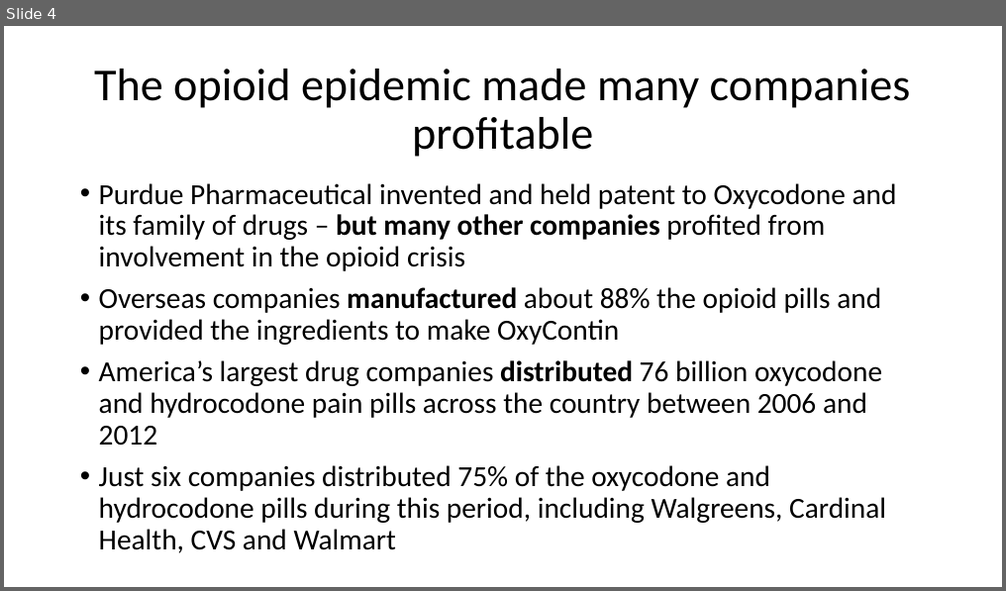
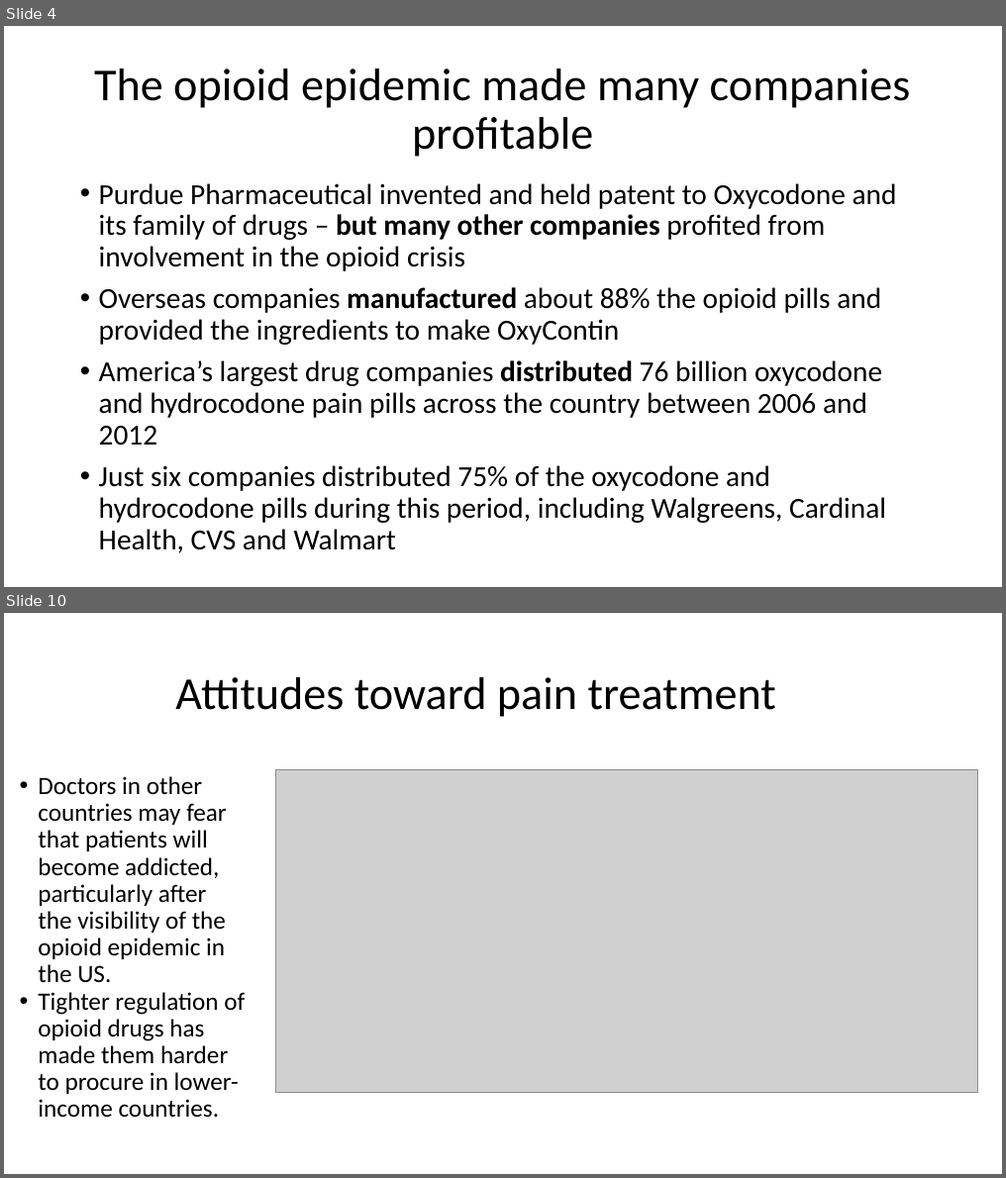
Before and after one commit to tstallins/tstallins.github.io, a slide deck: courses/261/opioidsonline.pptx. Shown one above the other, each under a label of ours: slide 4 before the commit, slides 4 and 10 after it; the slides between them are not shown. The pictures are 1006x591 and 1006x1178 pixels, drawn with LibreOffice and Linux fonts; fonts in the diff are those of the drawing; grey boxes stand for pictures. Boxes give left, top, right and bottom in pixels: in the first picture for what was removed or moved away, otherwise in the second. Text is boxed around its words. In the diff, an @@ line names an element or a change of style, - is before the commit and + after.

```diff
--- a/courses/261/opioidsonline.pptx
+++ b/courses/261/opioidsonline.pptx
@@ slide 10 added at (x1=4, y1=613, x2=1002, y2=1174), background #FFFFFF @@
@@ title added at (x1=175, y1=677, x2=776, y2=717), 44 pt, text #000000 @@
+Attitudes toward pain treatment
@@ text added at (x1=38, y1=776, x2=245, y2=1118), 24 pt, text #000000 @@
+• Doctors in other countries may fear that patients will become addicted, particularly after the visibility of the opioid epidemic in the US.
+• Tighter regulation of opioid drugs has made them harder to procure in lower-income countries.
@@ picture added at (x1=275, y1=769, x2=978, y2=1092) @@
```
Also in this commit, not shown: 11 other slides added, 1 other file.
